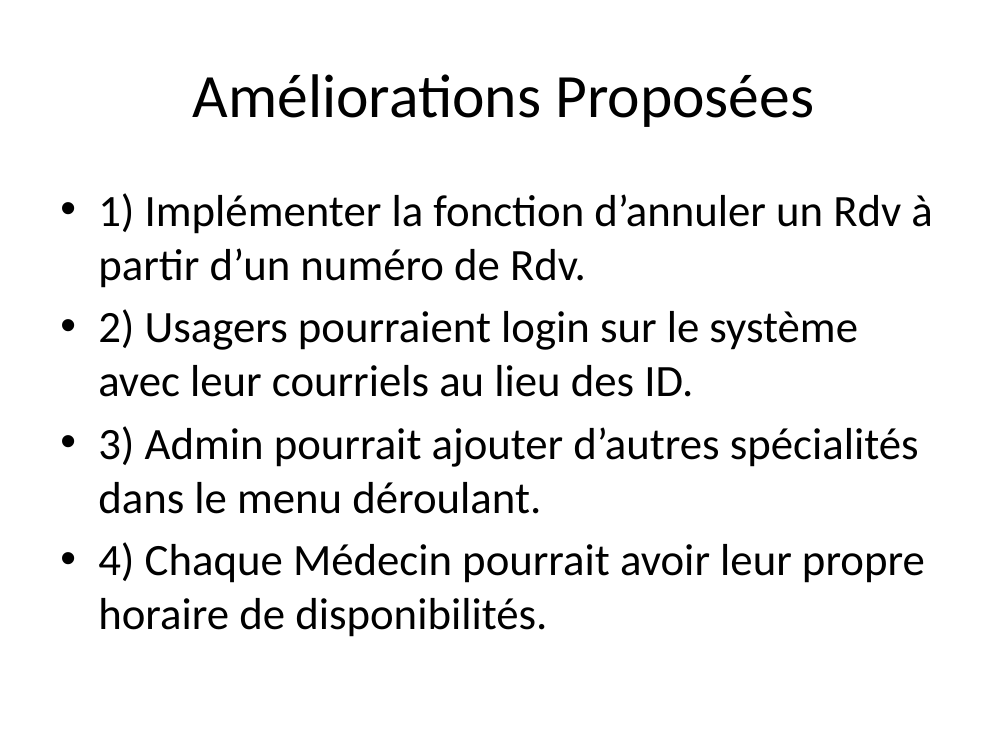
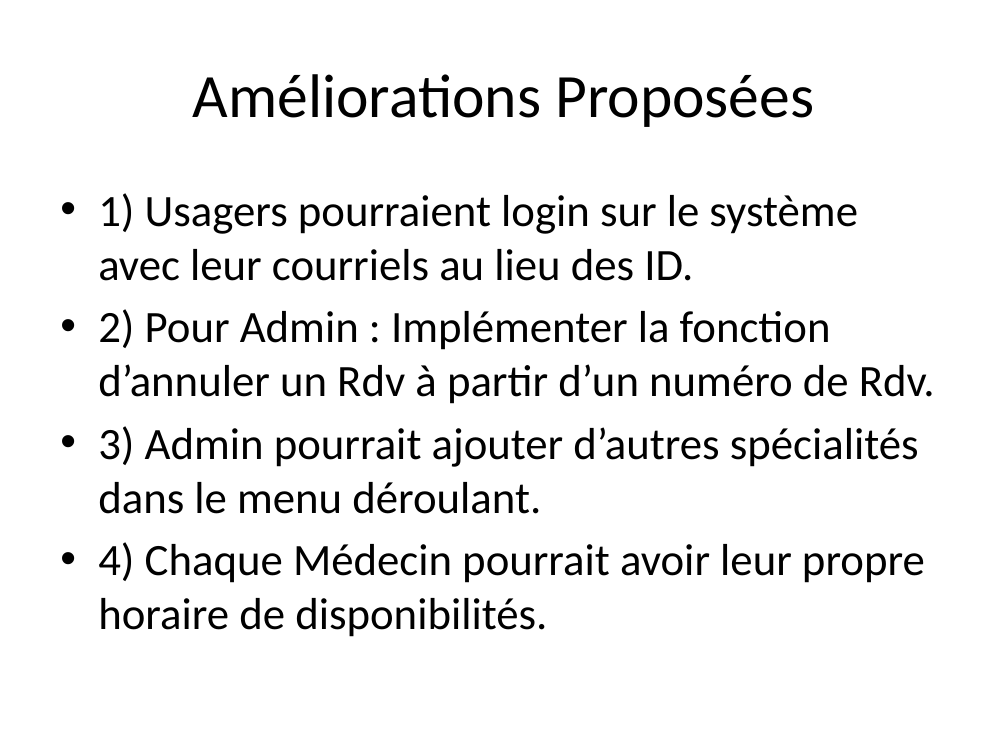
Before and after one commit to onlyad9/CBdeB_S5_PRJ_Demo, a slide deck: slide 11 of RendezVousMédicaux.pptx. Drawn at 1008x756 pixels with LibreOffice and Linux fonts; fonts in the diff are those of the drawing. Boxes give left, top, right and bottom in pixels: in the first picture for what was removed or moved away, otherwise in the second. Text is boxed around its words. In the diff, an @@ line names an element or a change of style, - is before the commit and + after.

Commit message:
UpdateContentV1.2

```diff
--- a/RendezVousMédicaux.pptx
+++ b/RendezVousMédicaux.pptx
@@ text at bbox=[98, 193, 935, 404]: text changed @@
-• 1) Implémenter la fonction d’annuler un Rdv à partir d’un numéro de Rdv.
-• 2) Usagers pourraient login sur le système avec leur courriels au lieu des ID.
+• 1) Usagers pourraient login sur le système avec leur courriels au lieu des ID.
+• 2) Pour Admin : Implémenter la fonction d’annuler un Rdv à partir d’un numéro de Rdv.
```
Also in this commit, not shown: 3 other slides changed.
